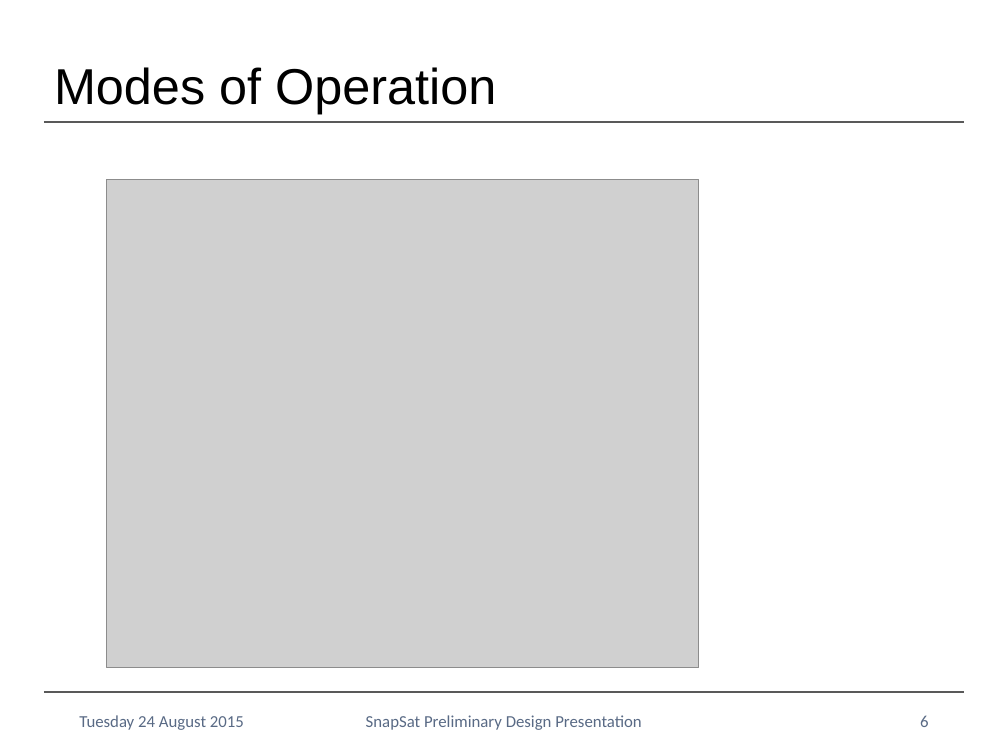
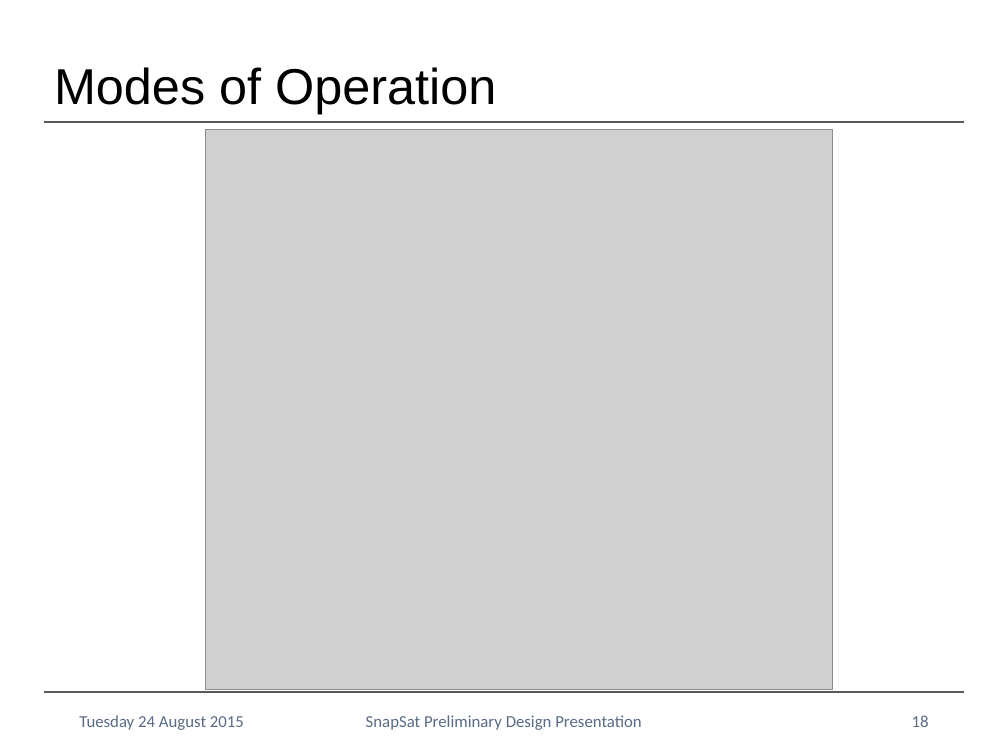
Before and after one commit to NikitaSardesai/AERO3760-Space-Engineering-2, a slide deck: slide 18 of Presentation/SnapSat PDR Presentation.pptx (slide 6 before the commit). Drawn at 1008x756 pixels with LibreOffice and Linux fonts; fonts in the diff are those of the drawing; grey boxes stand for pictures; background and template pictures are left out. Boxes give left, top, right and bottom in pixels: in the first picture for what was removed or moved away, otherwise in the second. Text is boxed around its words. In the diff, an @@ line names an element or a change of style, - is before the commit and + after.

```diff
--- a/Presentation/SnapSat PDR Presentation.pptx
+++ b/Presentation/SnapSat PDR Presentation.pptx
@@ picture: place and size @@
-picture at (107,179,699,668)
+picture at (206,130,833,689)
@@ page number at (912,715,929,727): text changed @@
-6
+18
```
Also in this commit, not shown: 7 other slides changed, 2 slides added, 3 other files.
